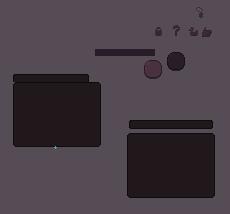
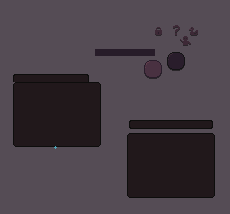
Layer changes from the first 230 x 214 image to the second:
painted on "EquipmentSlotGadgetsIcon.png" over <box>180,27,212,46</box>
removed layer "EquipmentSlotTrinketsIcon.png" over <box>196,7,203,18</box>
